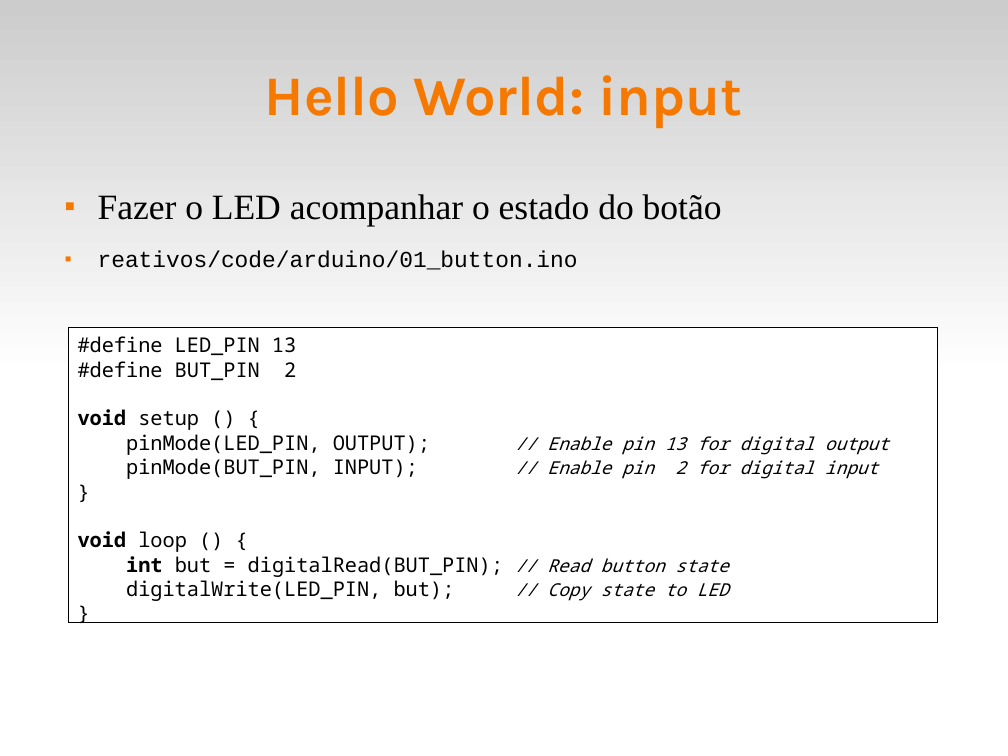
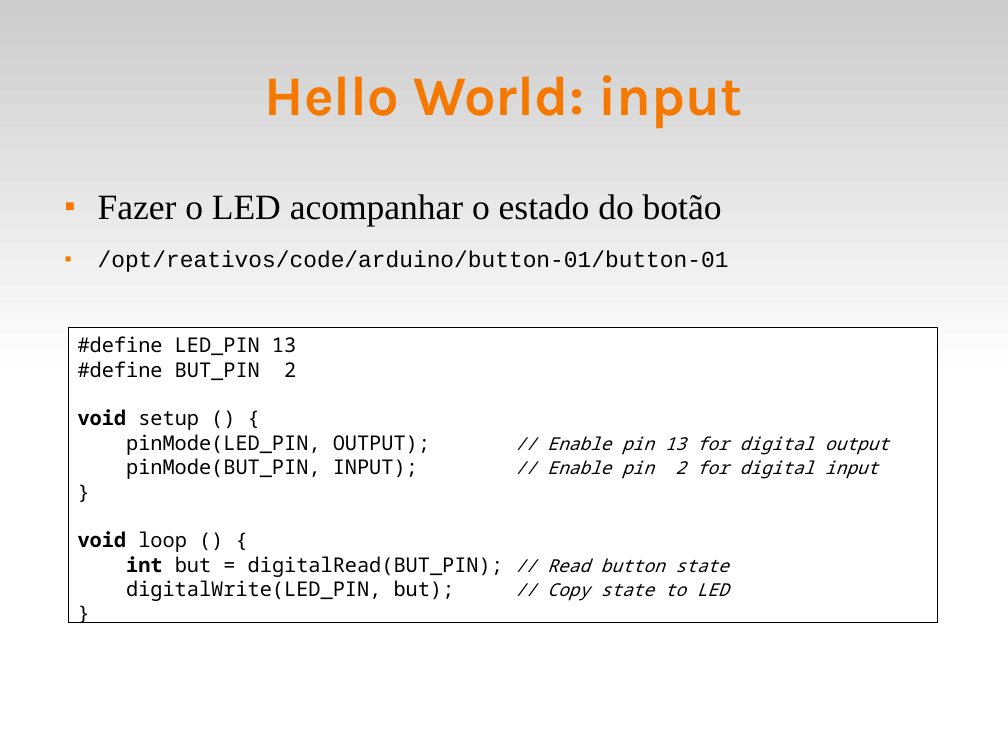
Before and after one commit to fsantanna-uerj/reativos, a slide deck: slide 4 of slides/02_arduino.odp. Drawn at 1008x756 pixels with LibreOffice and Linux fonts; fonts in the diff are those of the drawing. Boxes give left, top, right and bottom in pixels: in the first picture for what was removed or moved away, otherwise in the second. Text is boxed around its words. In the diff, an @@ line names an element or a change of style, - is before the commit and + after.

```diff
--- a/slides/02_arduino.odp
+++ b/slides/02_arduino.odp
@@ text at [98, 251, 729, 272]: text changed @@
-■ reativos/code/arduino/01_button.ino
+■ /opt/reativos/code/arduino/button-01/button-01
```
Also in this commit, not shown: 2 other slides changed, 2 slides added, 3 slides removed, 6 other files.
